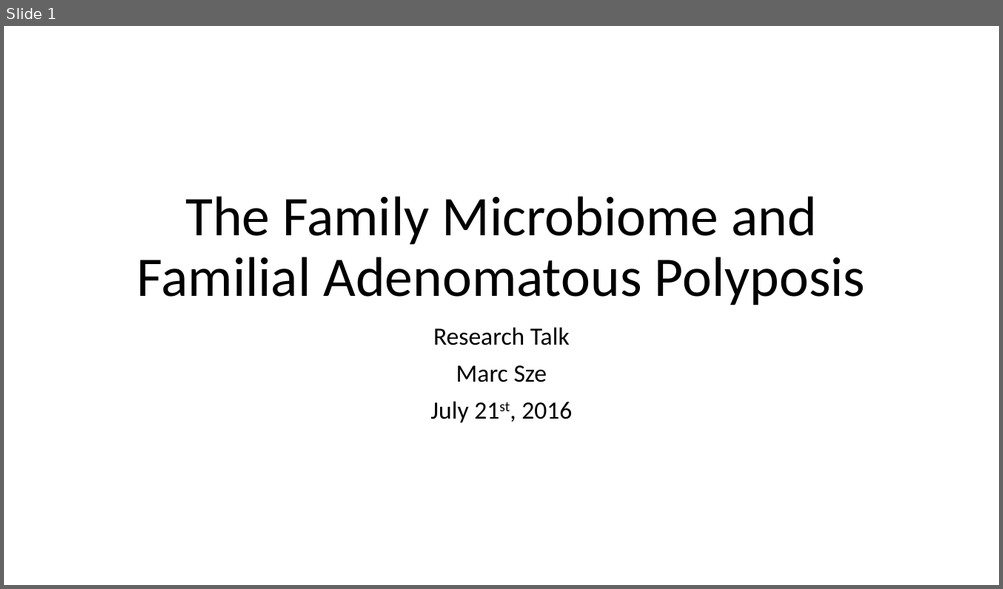
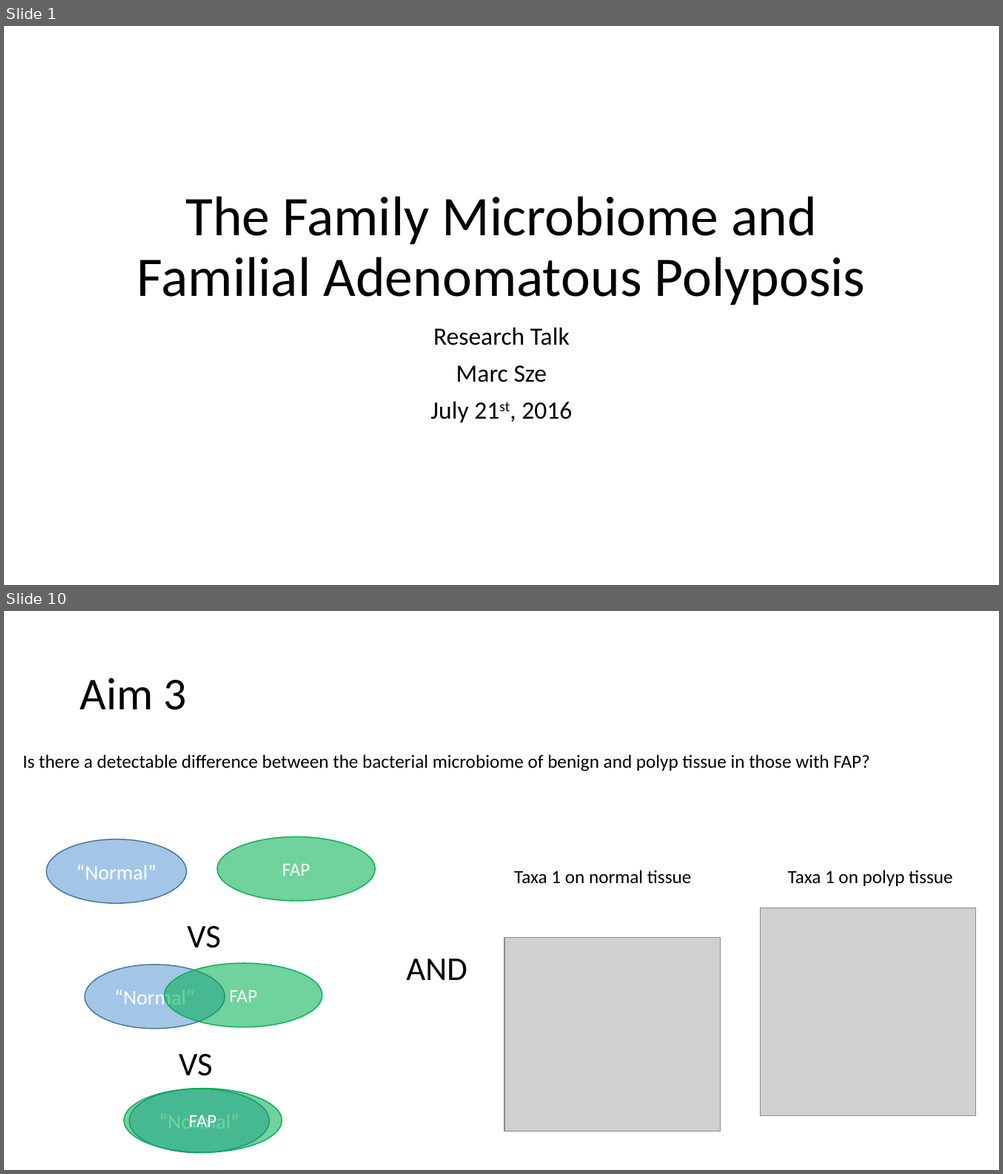
Before and after one commit to marcsze/SchlossLabPresentations, a slide deck: 2016_07_21/ResearchTalkPresentation.pptx. Shown one above the other, each under a label of ours: slide 1 before the commit, slides 1 and 10 after it; the slides between them are not shown. The pictures are 1003x589 and 1003x1174 pixels, drawn with LibreOffice and Linux fonts; fonts in the diff are those of the drawing; grey boxes stand for pictures. Boxes give left, top, right and bottom in pixels: in the first picture for what was removed or moved away, otherwise in the second. Text is boxed around its words. In the diff, an @@ line names an element or a change of style, - is before the commit and + after.

```diff
--- a/2016_07_21/ResearchTalkPresentation.pptx
+++ b/2016_07_21/ResearchTalkPresentation.pptx
@@ slide 10 added at box(4, 611, 999, 1170), background #FFFFFF @@
@@ title added at box(79, 678, 186, 710), 44 pt, text #000000 @@
+Aim 3
@@ text added at box(22, 755, 869, 772), 18 pt, text #000000 @@
+Is there a detectable difference between the bacterial microbiome of benign and polyp tissue in those with FAP?
@@ ellipse added at box(46, 840, 187, 903), fill #5B9BD5 at 56% opacity, outline #43739E 1 pt, 20 pt, text #FFFFFF @@
+“Normal”
@@ ellipse added at box(217, 837, 375, 901), fill #00B050 at 56% opacity, outline #00B050 1 pt, 18 pt, text #FFFFFF @@
+FAP
@@ text added at box(514, 870, 691, 884), 18 pt, text #000000 @@
+Taxa 1 on normal tissue
@@ text added at box(788, 870, 952, 886), 18 pt, text #000000 @@
+Taxa 1 on polyp tissue
@@ picture added at box(760, 908, 976, 1116) @@
@@ text added at box(187, 926, 221, 948), 32 pt, text #000000 @@
+VS
@@ picture added at box(505, 938, 721, 1132) @@
@@ ellipse added at box(85, 965, 225, 1029), fill #5B9BD5 at 56% opacity, outline #43739E 1 pt, 20 pt, text #FFFFFF @@
+“Normal”
@@ ellipse added at box(165, 963, 322, 1028), fill #00B050 at 56% opacity, outline #00B050 1 pt, 18 pt, text #FFFFFF @@
+FAP
@@ text added at box(406, 959, 466, 980), 32 pt, text #000000 @@
+AND
@@ text added at box(179, 1054, 213, 1076), 32 pt, text #000000 @@
+VS
@@ ellipse added at box(124, 1088, 282, 1153), fill #00B050 at 56% opacity, outline #00B050 1 pt, 18 pt, text #FFFFFF @@
+FAP
@@ ellipse added at box(129, 1089, 270, 1153), fill #5B9BD5 at 56% opacity, outline #43739E 1 pt, 20 pt, text #FFFFFF @@
+“Normal”
```
Also in this commit, not shown: 1 slide changed, 12 other slides added, 1 other file.
